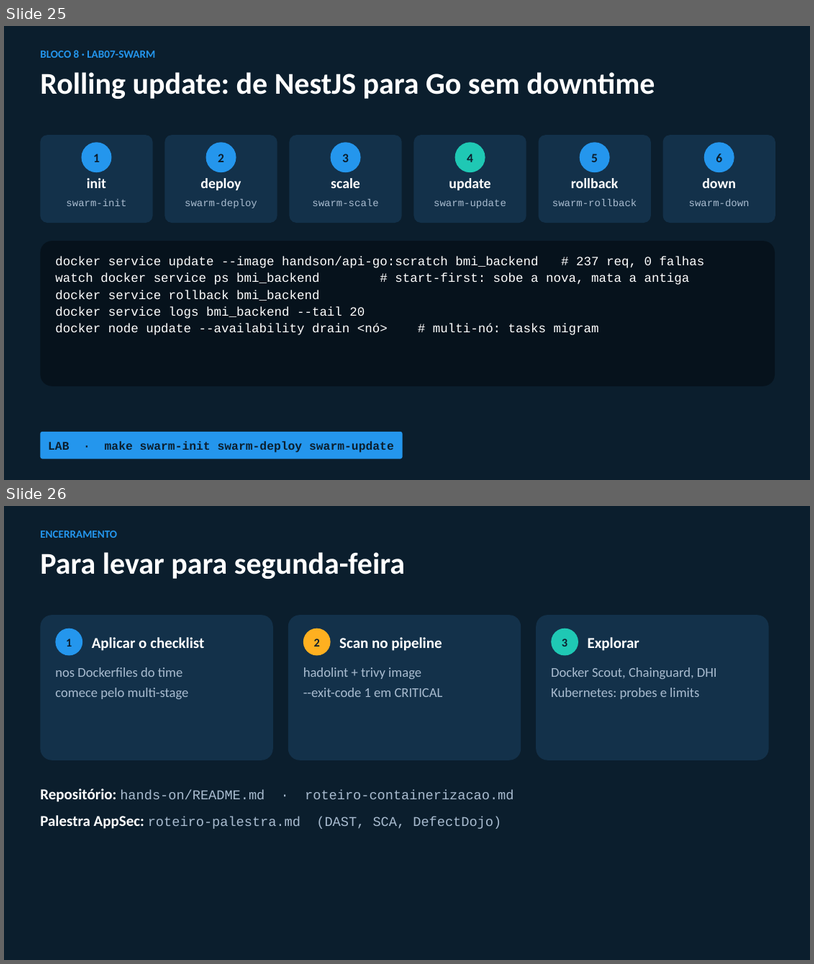
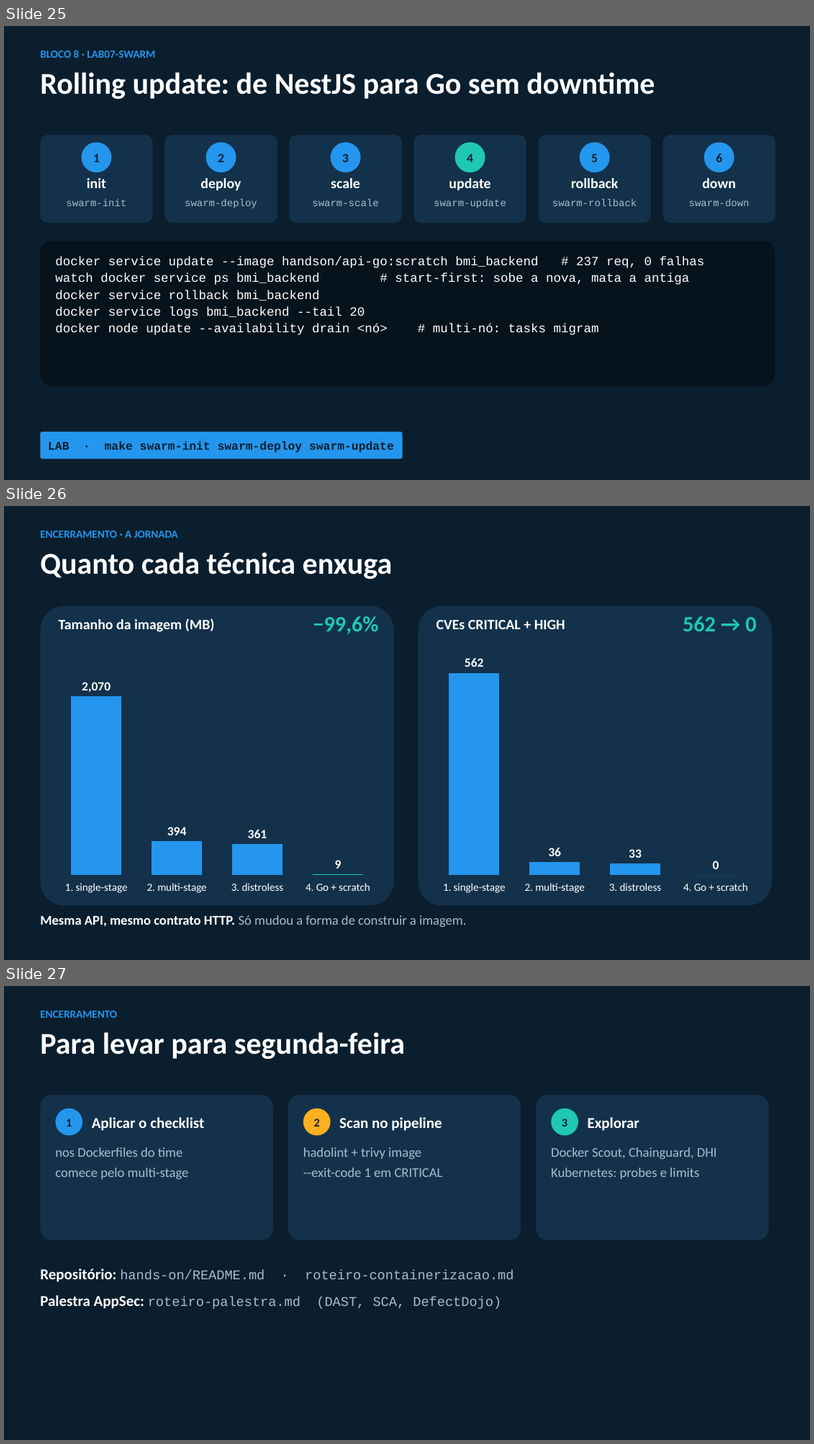
Before and after one commit to fabiofrances/appsec, a slide deck: reports/containerizacao-palestra.pptx. Shown one above the other, each under a label of ours: slides 25 and 26 before the commit, slides 25, 26 and 27 after it. The pictures are 814x964 and 814x1444 pixels, drawn with LibreOffice and Linux fonts; fonts in the diff are those of the drawing. Boxes give left, top, right and bottom in pixels: in the first picture for what was removed or moved away, otherwise in the second. Text is boxed around its words. In the diff, an @@ line names an element or a change of style, - is before the commit and + after.

Commit message:
docs: deck regenerado com o slide da jornada (28 slides)
Generated by Fabio Franceschetto helped by [Claude Code](https://claude.com/claude-code)

```diff
--- a/reports/containerizacao-palestra.pptx
+++ b/reports/containerizacao-palestra.pptx
@@ slide 26 added at box(4, 506, 810, 960), background #0B1E2D @@
@@ text added at box(40, 530, 178, 538), 13 pt, text #2496ED, bold @@
+ENCERRAMENTO · A JORNADA
@@ text added at box(40, 552, 393, 579), 36 pt, text #FFFFFF, bold @@
+Quanto cada técnica enxuga
@@ rounded rectangle added at box(40, 606, 394, 906), fill #13314A @@
@@ rounded rectangle added at box(419, 606, 772, 906), fill #13314A @@
@@ text added at box(59, 618, 215, 632), 17 pt, text #FFFFFF, bold @@
+Tamanho da imagem (MB)
@@ text added at box(313, 616, 378, 634), 26 pt, text #1FC8B4, bold @@
+−99,6%
@@ text added at box(437, 620, 566, 629), 17 pt, text #FFFFFF, bold @@
+CVEs CRITICAL + HIGH
@@ text added at box(683, 616, 756, 631), 26 pt, text #1FC8B4, bold @@
+562 → 0
@@ column chart added at box(49, 654, 385, 899) @@
+categories: 1. single-stage, 2. multi-stage, 3. distroless, 4. Go + scratch
+Series 1: 2070, 394, 361, 9
@@ column chart added at box(427, 654, 763, 899) @@
+categories: 1. single-stage, 2. multi-stage, 3. distroless, 4. Go + scratch
+Series 1: 562, 36, 33, 0
@@ text added at box(40, 915, 466, 926), 16 pt, text #A9BCD0 @@
+Mesma API, mesmo contrato HTTP. Só mudou a forma de construir a imagem.
@@ what was slide 26 is now slide 27 @@
```
